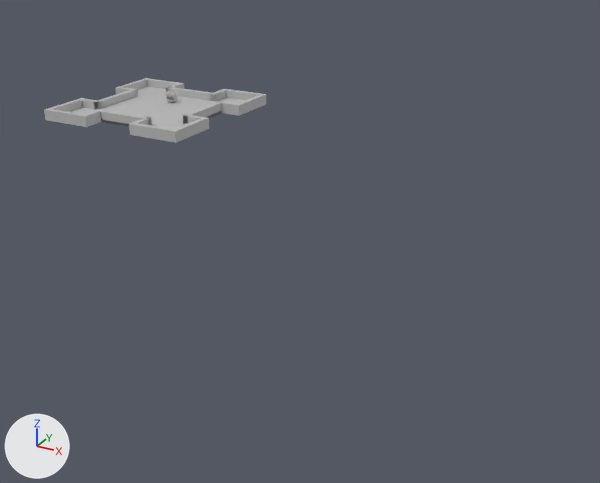
Two versions of the FBX model Project_Show-off/Assets/Scenes/Level_concepts/greyboxtest/level_1_v01.fbx, one commit apart.
The view is the same before and after, from a 50 mm lens placed at (0.995, -1.287, 0.411), pointed at (0.329, -0.076, -0.194). Arrows for +X, +Y and +Z are at lower left; the lights stay in place. Where no turn or scale is listed for an object, it has been applied to the vertices.

In view in the first picture: 'FLOOR', 'maya_file_shark_reto:reto_bod_shark:Group59397', 'wall.001'.
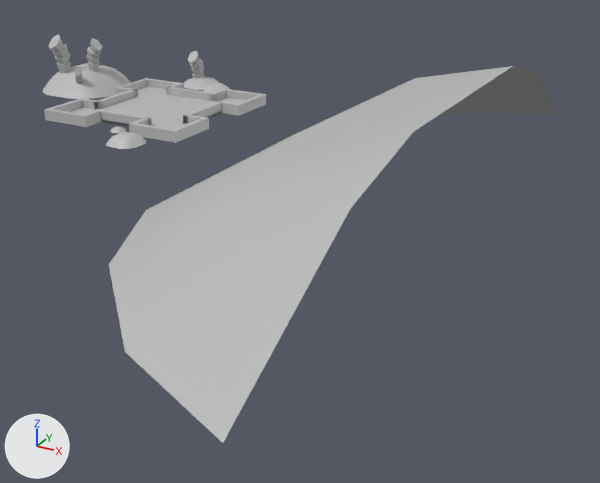
The change, as a list of edits to the scene's bpy script:
```text
Add me_mesh_031:
    me_mesh_031.from_pydata(...)  # 50 vertices, 54 faces; spans x -0.0143..0.0243, y -0.0134..0.0134, z -0.01..0.0617
    me_mesh_031.materials.append(mat_lambert1)  # grey #bcbcbc
Add me_mesh_033:
    me_mesh_033.from_pydata(...)  # 50 vertices, 54 faces; spans x -0.0196..0.0174, y -0.0276..0.0163, z -0.0118..0.0726
    me_mesh_033.materials.append(mat_lambert1)  # grey #bcbcbc
Add me_mesh_027_1:
    me_mesh_027_1.from_pydata(...)  # 32 vertices, 25 faces; spans x -0.0135..0.0135, y -0.0135..0.0135, z 0.0..0.0068
    me_mesh_027_1.materials.append(mat_lambert1)  # grey #bcbcbc
Add me_mesh_026_1:
    me_mesh_026_1.from_pydata(...)  # 16 vertices, 10 faces; spans x -0.223..0.223, y -0.679..0.679, z -0.095..0.095
    me_mesh_026_1.materials.append(mat_lambert1)  # grey #bcbcbc
Add me_mesh_030:
    me_mesh_030.from_pydata(...)  # 32 vertices, 25 faces; spans x -0.0307..0.0307, y -0.0307..0.0307, z -0.0056..0.0056
    me_mesh_030.materials.append(mat_lambert1)  # grey #bcbcbc
Add me_mesh_025_1:
    me_mesh_025_1.from_pydata(...)  # 32 vertices, 25 faces; spans x -0.089..0.089, y -0.089..0.089, z -0.022..0.022
    me_mesh_025_1.materials.append(mat_lambert1)  # grey #bcbcbc
Add me_mesh_028_1:
    me_mesh_028_1.from_pydata(...)  # 32 vertices, 25 faces; spans x -0.0317..0.0317, y -0.0317..0.0317, z 0.0..0.0159
    me_mesh_028_1.materials.append(mat_lambert1)  # grey #bcbcbc
Add me_mesh_034:
    me_mesh_034.from_pydata(...)  # 50 vertices, 54 faces; spans x -0.0152..0.0144, y -0.0239..0.0141, z -0.01..0.0617
    me_mesh_034.materials.append(mat_lambert1)  # grey #bcbcbc
Add me_mesh_032:
    me_mesh_032.from_pydata(...)  # 50 vertices, 54 faces; spans x -0.0054..0.0194, y -0.0175..0.0063, z -0.0058..0.0326
    me_mesh_032.materials.append(mat_lambert1)  # grey #bcbcbc
Add me_mesh_029_1:
    me_mesh_029_1.from_pydata(...)  # 32 vertices, 25 faces; spans x -0.0409..0.0409, y -0.0409..0.0409, z -0.0079..0.0079
    me_mesh_029_1.materials.append(mat_lambert1)  # grey #bcbcbc
Remove ob_maya_file_shark_reto_reto_bod_shark_group59397:
    ob_maya_file_shark_reto_reto_bod_shark_group59397 = bpy.data.objects.new('maya_file_shark_reto:reto_bod_shark:Group59397', me_mesh_002)
    ob_maya_file_shark_reto_reto_bod_shark_group59397.location = (0.0, -0.001, 0.017)
Add ob_tree:
    ob_tree = bpy.data.objects.new('tree', me_mesh_031)
    ob_tree.location = (-0.233, 0.043, 0.042)
Add ob_tree3:
    ob_tree3 = bpy.data.objects.new('tree3', me_mesh_033)
    ob_tree3.location = (-0.289, 0.015, 0.039)
Add ob_sand3:
    ob_sand3 = bpy.data.objects.new('SAND3', me_mesh_027_1)
    ob_sand3.location = (0.016, -0.181, -0.005)
Add ob_sand2:
    ob_sand2 = bpy.data.objects.new('SAND2', me_mesh_026_1)
    ob_sand2.location = (0.4, -0.078, 0.015)
Add ob_sand6:
    ob_sand6 = bpy.data.objects.new('SAND6', me_mesh_030)
    ob_sand6.location = (-0.009, 0.167, 0.001)
Add ob_sand:
    ob_sand = bpy.data.objects.new('SAND', me_mesh_025_1)
    ob_sand.location = (-0.262, 0.052, 0.015)
Add ob_sand4:
    ob_sand4 = bpy.data.objects.new('SAND4', me_mesh_028_1)
    ob_sand4.location = (0.076, -0.231, -0.005)
Add ob_tree4:
    ob_tree4 = bpy.data.objects.new('tree4', me_mesh_034)
    ob_tree4.location = (-0.067, 0.185, 0.008)
Add ob_tree2:
    ob_tree2 = bpy.data.objects.new('tree2', me_mesh_032)
    ob_tree2.location = (-0.232, -0.007, 0.023)
Add ob_sand5:
    ob_sand5 = bpy.data.objects.new('SAND5', me_mesh_029_1)
    ob_sand5.location = (-0.059, 0.183, 0.003)
```

Changed parts and their boxes (x1, y1, x2, y2) in the pictures (600 x 483 px):
'SAND2', added
    after: (109, 66, 558, 443)
'SAND', added
    after: (43, 63, 131, 99)
'SAND4', added
    after: (106, 132, 146, 149)
'tree3', added
    after: (49, 34, 71, 73)
'tree', added
    after: (86, 38, 103, 71)
'tree4', added
    after: (188, 50, 205, 78)
'SAND5', added
    after: (184, 77, 219, 90)
'SAND6', added
    after: (203, 83, 230, 93)
'tree2', added
    after: (74, 67, 83, 84)
'maya_file_shark_reto:reto_bod_shark:Group59397', deleted
    before: (166, 91, 177, 103)
'SAND3', added
    after: (110, 126, 126, 133)
